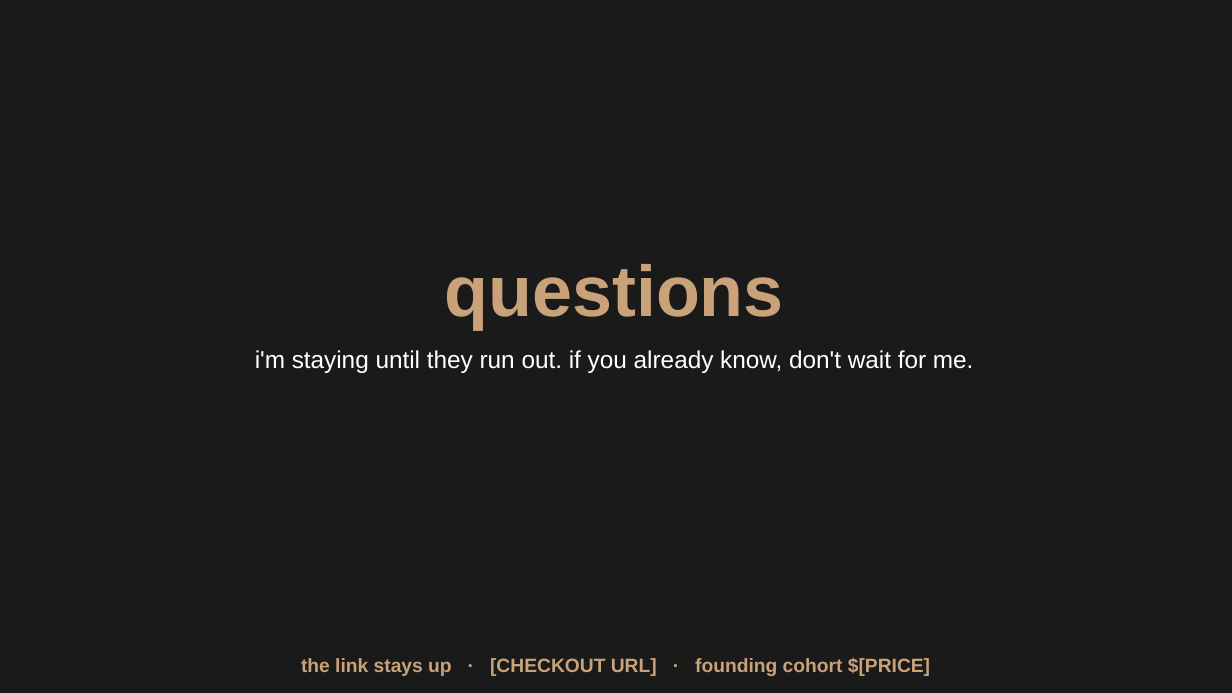
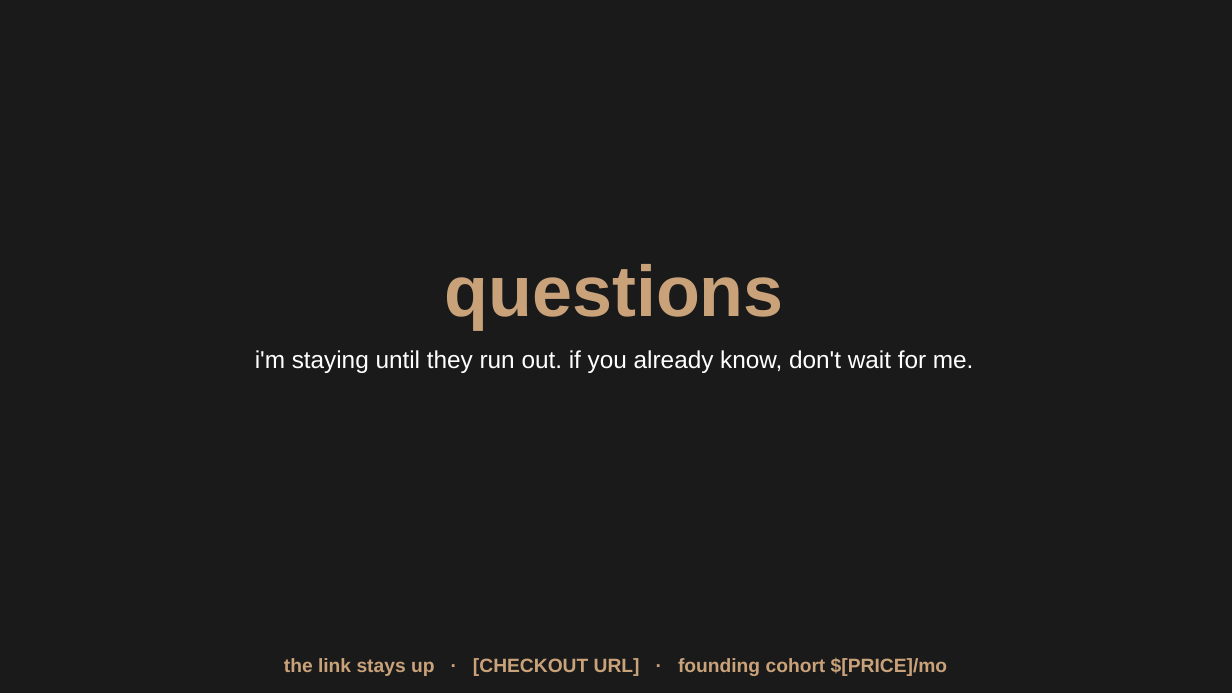
Before and after one commit to henryqueroa/thesilveryouth-package, a slide deck: slide 34 of webinar/thesilveryouth-webinar-deck.pptx. Drawn at 1232x693 pixels with LibreOffice and Linux fonts; fonts in the diff are those of the drawing. Boxes give left, top, right and bottom in pixels: in the first picture for what was removed or moved away, otherwise in the second. Text is boxed around its words. In the diff, an @@ line names an element or a change of style, - is before the commit and + after.

```diff
--- a/webinar/thesilveryouth-webinar-deck.pptx
+++ b/webinar/thesilveryouth-webinar-deck.pptx
@@ text at bbox=[284, 658, 947, 676]: text changed @@
-the link stays up · [CHECKOUT URL] · founding cohort $[PRICE]
+the link stays up · [CHECKOUT URL] · founding cohort $[PRICE]/mo
```
Also in this commit, not shown: 12 other slides changed, 38 other files.
